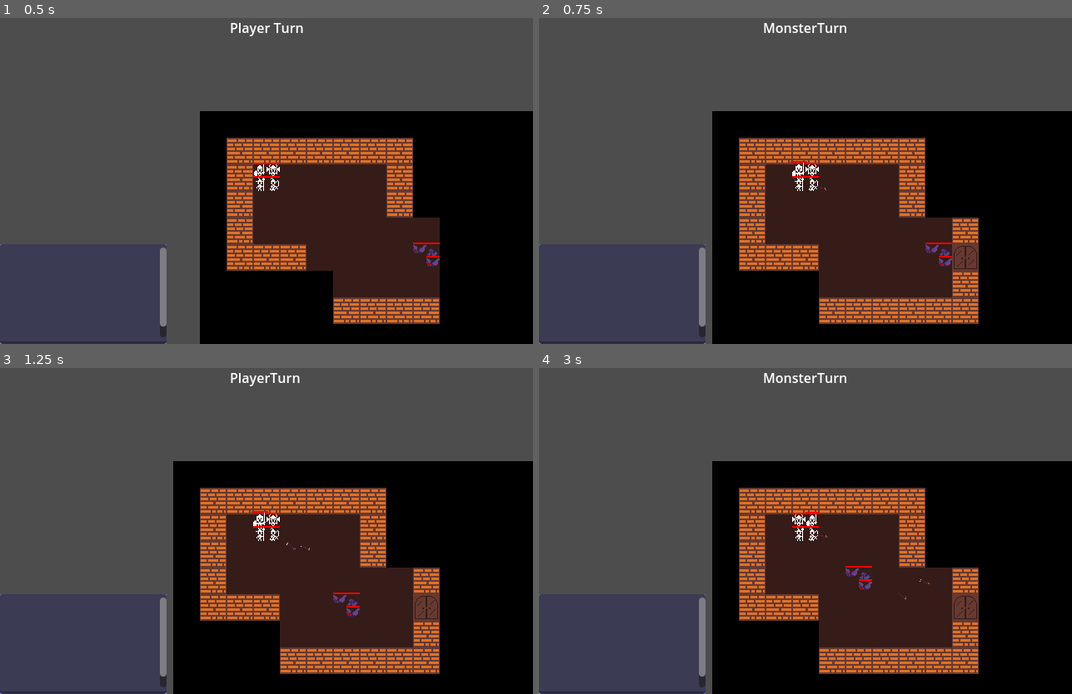
Above: before the commit, frames 1-4 (two rows, left to right).
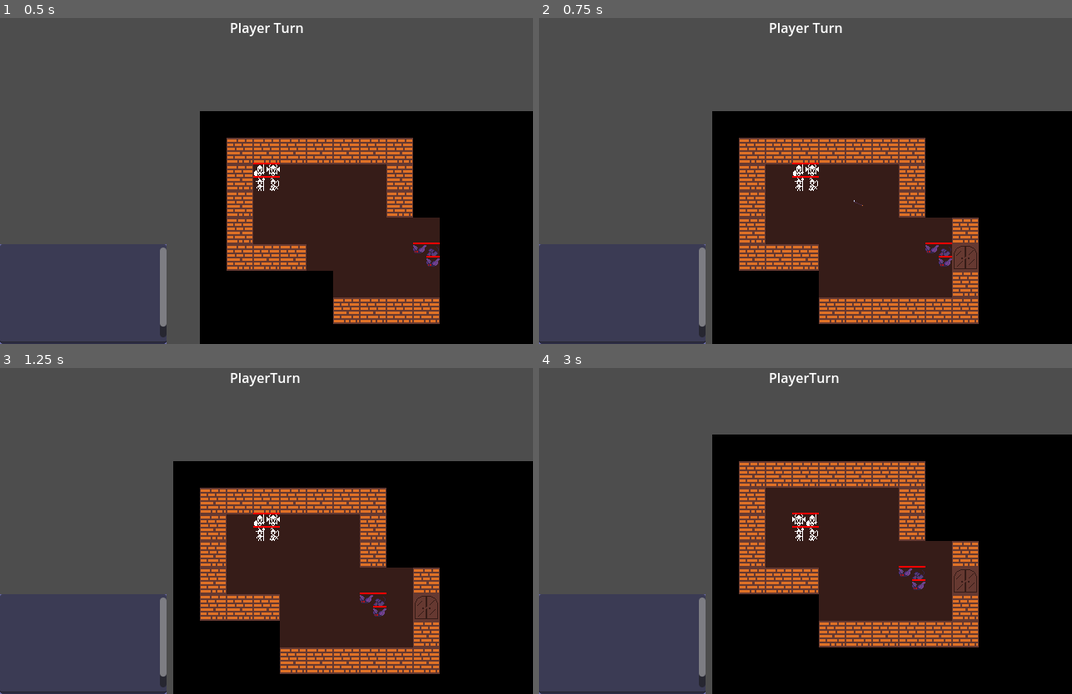
Above: after the commit, the same moments.

Repository: nickykendy/MyRoguelikeGame
Game: Godot game, scene res://levels/world.tscn
Two runs of this game, one before a commit and one after it. Both use one fixed random seed, a clock stepped at 60 frames per second and the inputs below.
Inputs (mouse positions are in pixels of both pictures, inside the frame that each line leads up to):
- Up to frame 1 (0.5 s): no input
- Up to frame 2 (0.75 s): tap Enter at 0.5 s; move the mouse to (800, 171) at 0.52 s; press the mouse at (800, 171) at 0.53 s; hold D (right) from 0.53 s (still down)
- Up to frame 3 (1.25 s): keep holding D (right); tap Space (wait) at 0.8 s
- Up to frame 4 (3 s): move the mouse to (810, 521) at 1.27 s; release D (right) at 1.28 s; release the mouse at (810, 521) at 1.28 s; hold S (down) 1.28-2.03 s; tap Space (wait) at 1.35, 2 s; right-click (810, 521) at 1.55 s; move the mouse to (800, 521) at 2.02 s; hold D (right) 2.03-2.78 s; hold Right mouse button (mouse right, bound only after the commi… 2.03-2.78 s; click (800, 521) at 2.3 s; tap Enter at 2.75 s; move the mouse to (810, 521) at 2.77 s; hold W (up) from 2.78 s (still down); click (810, 521) at 2.85 s

Frame 1 is identical in both runs. In frame 2, 0.3% of the frame differs, in the area x 42-61%, y 1-58%; in frame 3, 0.4%; in frame 4, 19%, in the area x 32-100%, y 1-94%.

Commit message:
新增用鼠标控制移动v0.1

Diff:
--- a/assets/tiles/DungeonTiles.tres
+++ b/assets/tiles/DungeonTiles.tres
@@ -30,6 +30,15 @@
 3:1/0 = 0
 3:1/0/physics_layer_0/linear_velocity = Vector2(0, 0)
 3:1/0/physics_layer_0/angular_velocity = 0.0
+0:2/0 = 0
+0:2/0/physics_layer_0/linear_velocity = Vector2(0, 0)
+0:2/0/physics_layer_0/angular_velocity = 0.0
+1:2/0 = 0
+1:2/0/physics_layer_0/linear_velocity = Vector2(0, 0)
+1:2/0/physics_layer_0/angular_velocity = 0.0
+2:2/0 = 0
+2:2/0/physics_layer_0/linear_velocity = Vector2(0, 0)
+2:2/0/physics_layer_0/angular_velocity = 0.0
 
 [resource]
 tile_size = Vector2i(32, 32)
--- a/helpers/Game.gd
+++ b/helpers/Game.gd
@@ -27,5 +27,5 @@
 }
 
 func _ready():
-	DisplayServer.window_set_size(Vector2(2560, 1600), 0)
+	DisplayServer.window_set_size(Vector2(1280, 800), 0)
 	randomize()
--- a/levels/world.tscn
+++ b/levels/world.tscn
@@ -20,6 +20,13 @@
 layer_1/y_sort_origin = 0
 layer_1/z_index = 0
 layer_1/tile_data = PackedInt32Array()
+layer_2/name = "select"
+layer_2/enabled = true
+layer_2/modulate = Color(1, 1, 1, 1)
+layer_2/y_sort_enabled = false
+layer_2/y_sort_origin = 0
+layer_2/z_index = 0
+layer_2/tile_data = PackedInt32Array()
 
 [node name="Heroes" parent="." instance=ExtResource("2_n7xmj")]
 position = Vector2(64, 64)
--- a/project.godot
+++ b/project.godot
@@ -86,6 +86,11 @@
 "events": [Object(InputEventKey,"resource_local_to_scene":false,"resource_name":"","device":-1,"window_id":0,"alt_pressed":false,"shift_pressed":false,"ctrl_pressed":false,"meta_pressed":false,"pressed":false,"keycode":0,"physical_keycode":49,"key_label":0,"unicode":49,"echo":false,"script":null)
 ]
 }
+"mouse right"={
+"deadzone": 0.5,
+"events": [Object(InputEventMouseButton,"resource_local_to_scene":false,"resource_name":"","device":-1,"window_id":0,"alt_pressed":false,"shift_pressed":false,"ctrl_pressed":false,"meta_pressed":false,"button_mask":0,"position":Vector2(0, 0),"global_position":Vector2(0, 0),"factor":1.0,"button_index":2,"canceled":false,"pressed":false,"double_click":false,"script":null)
+]
+}
 
 [rendering]
 
--- a/scenes/Misc/arrow.tscn
+++ b/scenes/Misc/arrow.tscn
@@ -1,7 +1,8 @@
 [gd_scene load_steps=3 format=3 uid="uid://itthynui8xjs"]
 
-[ext_resource type="Texture2D" uid="uid://2wt3h4jcblrx" path="res://assets/misc/arrow.png" id="1_0hj3c"]
-[ext_resource type="Script" path="res://scripts/arrow.gd" id="2_77qah"]
+[ext_resource type="Texture2D" uid="uid://bmg432ga56arv" path="res://assets/misc/arrow.png" id="1_0hj3c"]
+[ext_resource type="Script" path="res://scripts/skill/arrow.gd" id="2_77qah"]
+
 
 [node name="arrow" type="Sprite2D"]
 texture = ExtResource("1_0hj3c")
--- a/scripts/GameWorld.gd
+++ b/scripts/GameWorld.gd
@@ -12,22 +12,11 @@
 var fov_map :MRPAS
 var battle_log :String
 var acted_monster_num := 0
+var path_cache :Array
 
 
 func _ready():
 	_generate_map()
-
-	astar = AStarGrid2D.new()
-	astar.diagonal_mode = AStarGrid2D.DIAGONAL_MODE_NEVER
-	astar.region = Rect2i(0, 0, Game.level_size.x, Game.level_size.y)
-	astar.cell_size = Vector2(Game.TILESIZE, Game.TILESIZE)
-	astar.update()
-	for i in Game.level_size.x:
-		for j in Game.level_size.y:
-			var _pos = Vector2i(i, j)
-			var _tile = tile_map.get_cell_atlas_coords(0, _pos, false)
-			if _tile != Game.TILE_FLOOR:
-				astar.set_point_solid(_pos, true)
 
 	monsters = get_tree().get_nodes_in_group("monsters")
 	heroes = get_tree().get_nodes_in_group("heroes")
@@ -47,6 +36,38 @@
 	_populate_mrpas()
 	_compute_field_of_view()
 	_update_monsters_visibility()
+
+
+func _process(_delta):
+	if heroes.is_empty(): return
+
+	var mouse_pos = get_global_mouse_position()
+	var mouse_map_pos = pos_to_map(mouse_pos)
+
+	if is_in_bound(mouse_map_pos):
+		var player_pos = Vector2(heroes[0].current_tile.x, heroes[0].current_tile.y)
+		var path = astar.get_id_path(player_pos, mouse_map_pos)
+		if !path.is_empty() and path.size() > 1:
+			for _point in path:
+				if _point == heroes[0].current_tile:
+					continue
+				if !path_cache.is_empty():
+					var cache_index = path_cache.find(_point)
+					if cache_index != -1:
+						path_cache.remove_at(cache_index)
+				tile_map.set_cell(2, _point, 0, Vector2i(0, 2), 0)
+
+			if !path_cache.is_empty():
+				for _point in path_cache:
+					tile_map.erase_cell(2, _point)
+
+			path_cache.clear()
+			path_cache = path.duplicate()
+
+		if Input.is_action_just_pressed("mouse left"):
+			if !path.is_empty() and path.size() > 1:
+				var dest = path[1] - heroes[0].current_tile
+				heroes[0].heroes_act(dest.x, dest.y)
 
 
 func _on_Hero_acted() -> void:
@@ -120,13 +141,21 @@
 
 
 func _generate_map() -> void:
+	astar = AStarGrid2D.new()
+	astar.diagonal_mode = AStarGrid2D.DIAGONAL_MODE_NEVER
+	astar.region = Rect2i(0, 0, Game.level_size.x, Game.level_size.y)
+	astar.cell_size = Vector2(Game.TILESIZE, Game.TILESIZE)
+	astar.update()
+
 	for _x in Game.level_size.x:
 		for _y in Game.level_size.y:
-			var pos = Vector2i(_x, _y)
-			map[pos] = Cell.new()
-			var _tile = tile_map.get_cell_atlas_coords(0, pos, false)
-			if _tile == Game.TILE_DOOR or _tile == Game.TILE_WALL:
-				map[pos].is_walkable = false
+			var _pos = Vector2i(_x, _y)
+			var _tile = tile_map.get_cell_atlas_coords(0, _pos, false)
+			map[_pos] = Cell.new()
+			if _tile == Game.TILE_DOOR or _tile == Game.TILE_WALL or _tile == Game.TILE_VOID:
+				map[_pos].is_walkable = false
+			if _tile != Game.TILE_FLOOR:
+				astar.set_point_solid(_pos, true)
 
 
 func _populate_mrpas() -> void:
@@ -176,3 +205,16 @@
 
 func get_tile_center(tile_x:int, tile_y:int) -> Vector2:
 	return Vector2((tile_x + 0.5) * Game.TILESIZE, (tile_y + 0.5) * Game.TILESIZE)
+
+
+func pos_to_map(_pos:Vector2) -> Vector2i:
+	var _x = int(_pos.x / Game.TILESIZE)
+	var _y = int(_pos.y / Game.TILESIZE)
+	return Vector2i(_x, _y)
+
+
+func is_in_bound(_pos:Vector2) -> bool:
+	var _in_bound := false
+	if _pos.x >= 0 and _pos.x <= Game.level_size.x and _pos.y >= 0 and _pos.y <= Game.level_size.y:
+		_in_bound = true
+	return _in_bound
--- a/scripts/Heroes.gd
+++ b/scripts/Heroes.gd
@@ -46,7 +46,7 @@
 func heroes_act(dx:int, dy:int) -> void:
 	var tile_map :TileMap = get_parent().get_node("TileMap")
 	if tile_map == null: return
-	var world :Node2D = get_parent()
+	var world = get_parent()
 	if world == null: return
 
 	var _x := current_tile.x + dx
@@ -55,6 +55,7 @@
 	var dest := Vector2i(_x, _y)
 	var tile := tile_map.get_cell_atlas_coords(0, dest)
 	var is_open_door := false
+	var is_wait_range_hit := false
 
 	# 尝试移动时，遇敌发起攻击
 	if tile == Game.TILE_FLOOR:
@@ -91,7 +92,9 @@
 					for i in members.size():
 						if members[i].has_node("range"):
 							var range_node = members[i].get_node("range")
-							range_node.cast_skill(mon)
+							var _arrow = range_node.cast_skill(mon)
+							_arrow.hit_target.connect(_on_arrow_hit_target)
+							is_wait_range_hit = true
 
 		if !blocked:
 			current_tile = dest
@@ -102,24 +105,25 @@
 
 	try_act.emit(dest, is_open_door)
 	position = current_tile * Game.TILESIZE
-	acted.emit()
+
+	if !is_wait_range_hit:
+		acted.emit()
 
 	is_hero_turn = false
 
 
 func _process(_delta):
-	if Input.is_action_pressed("mouse left"):
+	var mouse_pos = get_global_mouse_position()
+	if Input.is_action_pressed("mouse right"):
 		if !picked:
-			var mouse_pos = get_global_mouse_position()
 			var _hero = get_member_by_pos(mouse_pos)
 			if _hero:
 				picked = _hero
 				var tween = create_tween()
 				tween.tween_property(_hero, "scale", Vector2(1.2, 1.2), 0.1)
 
-	elif Input.is_action_just_released("mouse left"):
+	elif Input.is_action_just_released("mouse right"):
 		if picked:
-			var mouse_pos = get_global_mouse_position()
 			var _hero = get_member_by_pos(mouse_pos)
 			var tween = create_tween()
 
@@ -148,3 +152,7 @@
 
 func _on_Unit_mou_exited(_unit):
 	super._on_Unit_mou_exited(_unit)
+
+
+func _on_arrow_hit_target(_arrow:Ammo):
+	acted.emit()
--- a/scripts/Team.gd
+++ b/scripts/Team.gd
@@ -149,6 +149,13 @@
 	return Vector2(_x, _y)
 
 
+func is_in_bound(_pos:Vector2) -> bool:
+	var _in_bound := false
+	if _pos.x < 0 or _pos.x > Game.level_size.x or _pos.y < 0 or _pos.y > Game.level_size.y:
+		_in_bound = true
+	return _in_bound
+
+
 func get_member_by_pos(_pos:Vector2) -> Unit:
 	if members.is_empty(): return
 
--- a/scripts/arrow.gd
+++ b/scripts/skill/arrow.gd
@@ -4,7 +4,9 @@
 var target :Team
 var caster :Unit
 var dir
-var spd := 1.0
+var spd := 5.0
+
+signal hit_target
 
 
 func _ready():
@@ -12,11 +14,17 @@
 	if caster == null: return
 	dir = (target.global_position - caster.global_position).normalized()
 	rotate(dir.angle())
+	await get_tree().create_timer(2.0).timeout
+	_destroy()
+
 
 func _process(_delta):
 	if target == null: return
+	global_position += dir * spd
+	if global_position.distance_to(target.global_position) <= 16:
+		_destroy()
 
-	global_position += dir * spd
 
-	if global_position.distance_to(target.global_position) <= 8:
-		queue_free()
+func _destroy() -> void:
+	hit_target.emit(self)
+	queue_free()
--- a/scripts/skill/range.gd
+++ b/scripts/skill/range.gd
@@ -5,9 +5,10 @@
 const arrow := preload("res://scenes/Misc/arrow.tscn")
 
 
-func cast_skill(_target:Team):
+func cast_skill(_target:Team) -> Ammo:
 	caster = get_parent()
 	var _arrow := arrow.instantiate()
 	_arrow.target = _target
 	_arrow.caster = caster
 	caster.add_child(_arrow)
+	return _arrow
Binary file changed: assets/tiles/DungeonSheet.png
Not shown: 1 places in assets/tiles/DungeonTiles.tres that only renumber resources
Binary file added: assets/ui/ui_boot.png
Binary file added: assets/ui/ui_sword.png
Not shown: 1 places in scenes/Characters/Unit.tscn that only renumber resources
Not shown, changed: .gitignore
